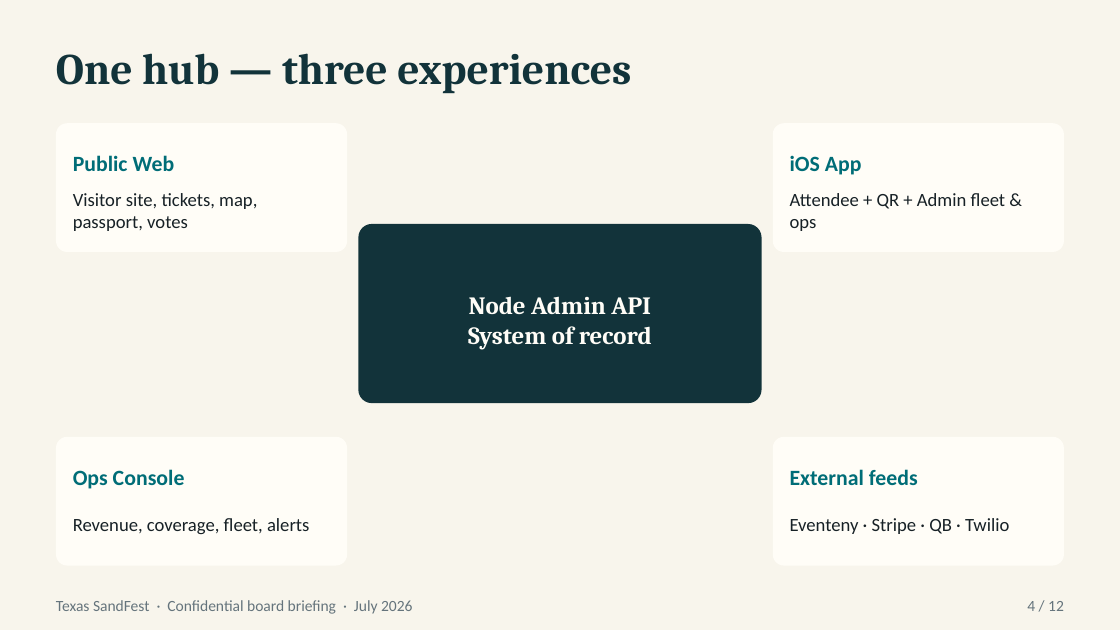
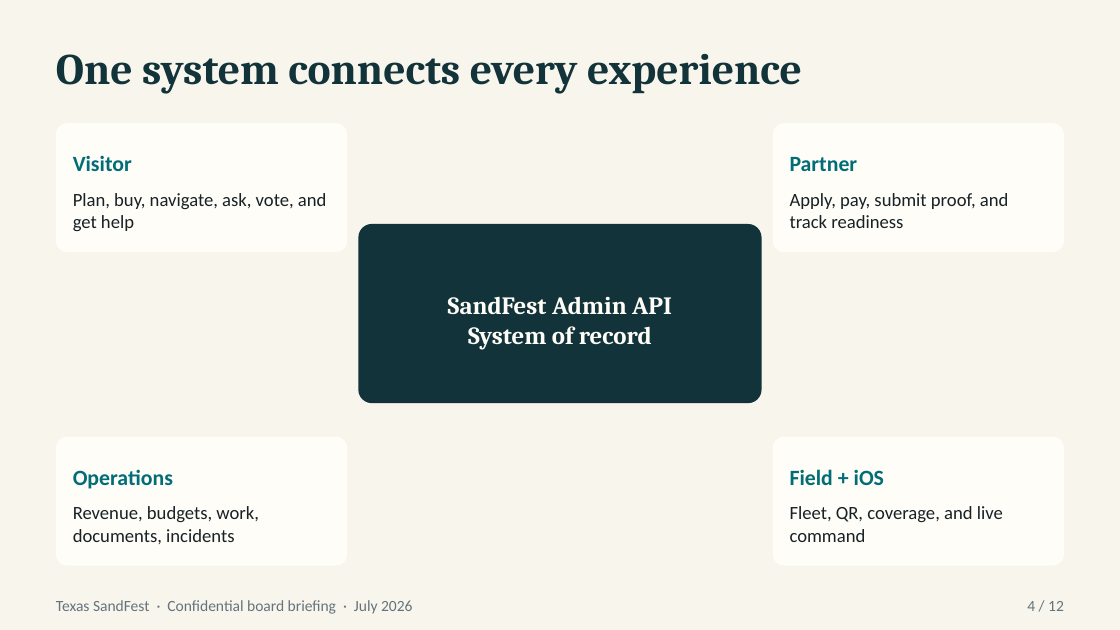
Before and after one commit to nickbmerrill-collab/texas-sandfest, a slide deck: slide 4 of docs/presentations/SandFest-Board-Platform-Briefing.pptx. Drawn at 1120x630 pixels with LibreOffice and Linux fonts; fonts in the diff are those of the drawing. Boxes give left, top, right and bottom in pixels: in the first picture for what was removed or moved away, otherwise in the second. Text is boxed around its words. In the diff, an @@ line names an element or a change of style, - is before the commit and + after.

Commit message:
Prepare certified SandFest board presentation package (#244)
* Prepare certified SandFest board presentation package

* Update board deck extraction expectation

* Patch PostCSS audit advisory

---------

```diff
--- a/docs/presentations/SandFest-Board-Platform-Briefing.pptx
+++ b/docs/presentations/SandFest-Board-Platform-Briefing.pptx
@@ text at (56,54,802,94): text changed @@
-One hub — three experiences
+One system connects every experience
@@ text at (73,155,132,171): text changed @@
-Public Web
+Visitor
@@ text at (790,157,858,171): text changed @@
-iOS App
+Partner
@@ text at (73,193,327,231): text changed @@
-Visitor site, tickets, map, passport, votes
+Plan, buy, navigate, ask, vote, and get help
@@ text at (790,193,1009,228): text changed @@
-Attendee + QR + Admin fleet & ops
+Apply, pay, submit proof, and track readiness
@@ text at (448,296,672,315): text changed @@
-Node Admin API
+SandFest Admin API
@@ text at (73,469,173,489): text changed @@
-Ops Console
+Operations
@@ text at (790,469,884,485): text changed @@
-External feeds
+Field + iOS
@@ text at (73,506,259,544): text changed @@
-Revenue, coverage, fleet, alerts
+Revenue, budgets, work, documents, incidents
@@ text at (790,506,1003,542): text changed @@
-Eventeny · Stripe · QB · Twilio
+Fleet, QR, coverage, and live command
```
Also in this commit, not shown: 9 other slides changed, 2 slides added, 2 slides removed, 17 other files.
